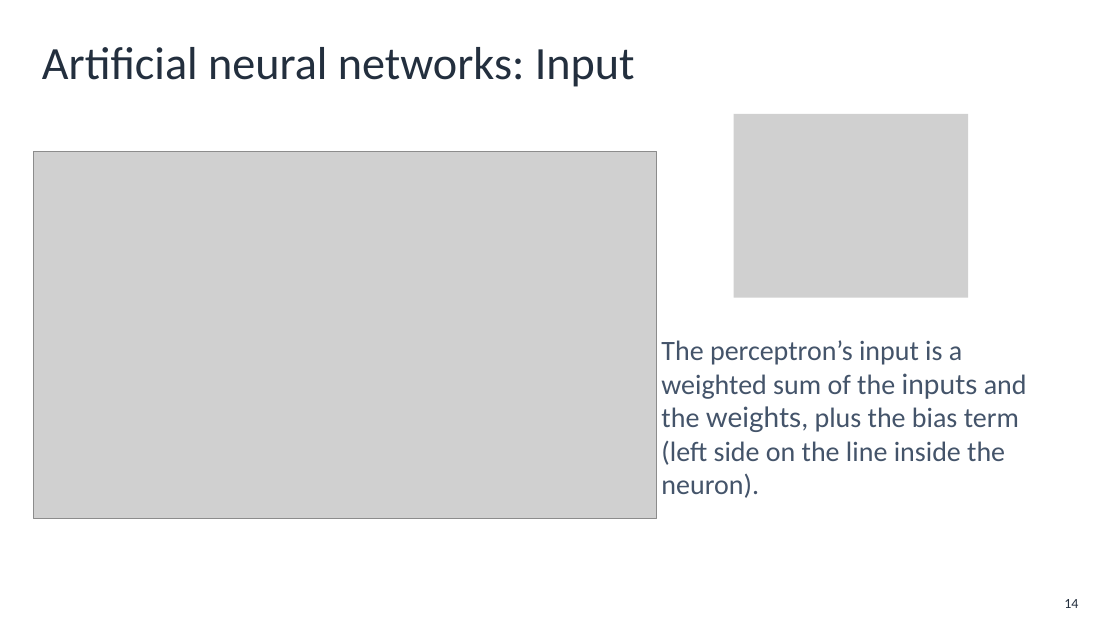
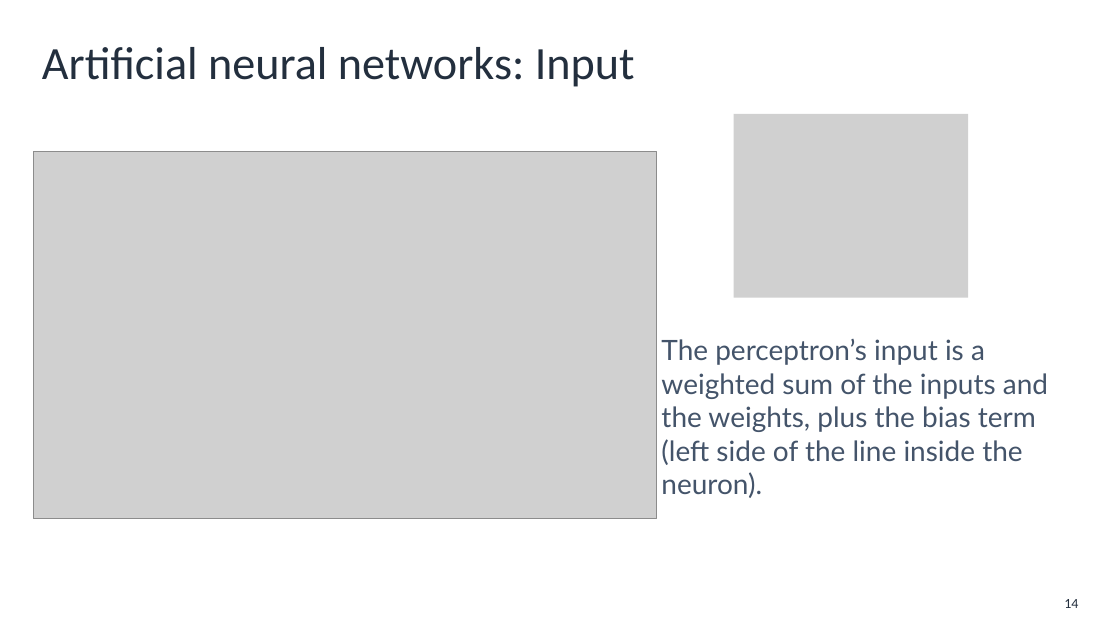
Before and after one commit to aws-mlu/aws-mlu-eep-traditional-ml, a slide deck: slide 14 of mlu-dlti/Lessons/DEV_MLUDTI-EN-M1-L1.pptx. Drawn at 1120x630 pixels with LibreOffice and Linux fonts; fonts in the diff are those of the drawing; grey boxes stand for pictures; background and template pictures are left out. Boxes give left, top, right and bottom in pixels: in the first picture for what was removed or moved away, otherwise in the second. Text is boxed around its words. In the diff, an @@ line names an element or a change of style, - is before the commit and + after.

```diff
--- a/mlu-dlti/Lessons/DEV_MLUDTI-EN-M1-L1.pptx
+++ b/mlu-dlti/Lessons/DEV_MLUDTI-EN-M1-L1.pptx
@@ text at [661,339,1048,498]: text changed; font Calibri to Lato @@
-The perceptron’s input is a weighted sum of the inputs and the weights, plus the bias term (left side on the line inside the neuron).
+The perceptron’s input is a weighted sum of the inputs and the weights, plus the bias term (left side of the line inside the neuron).
```
Also in this commit, not shown: 7 other slides changed, 16 other files.
